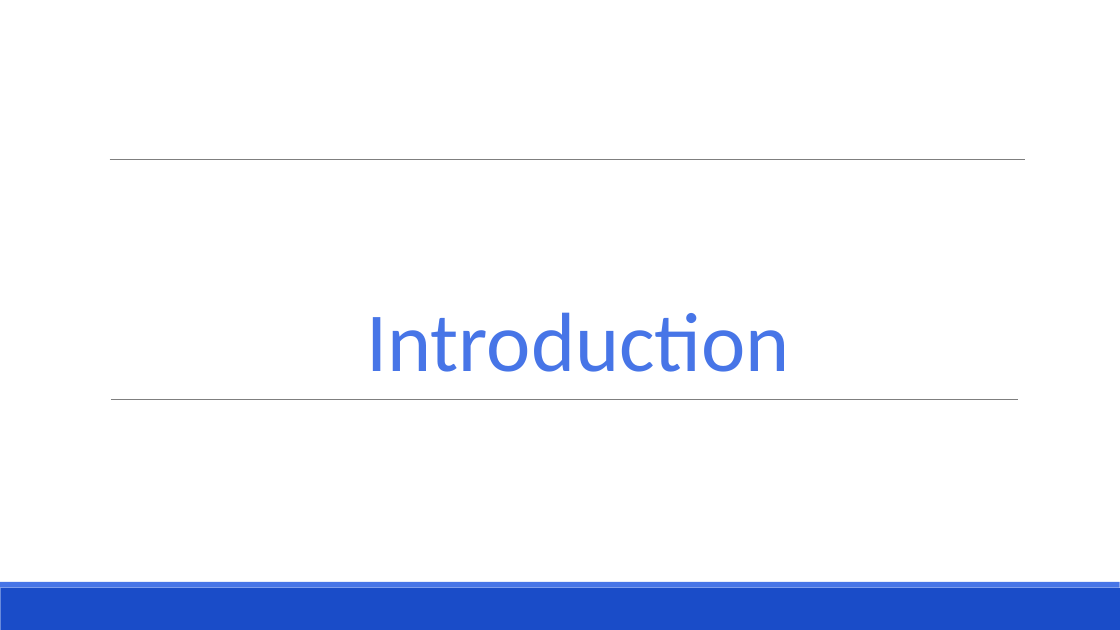
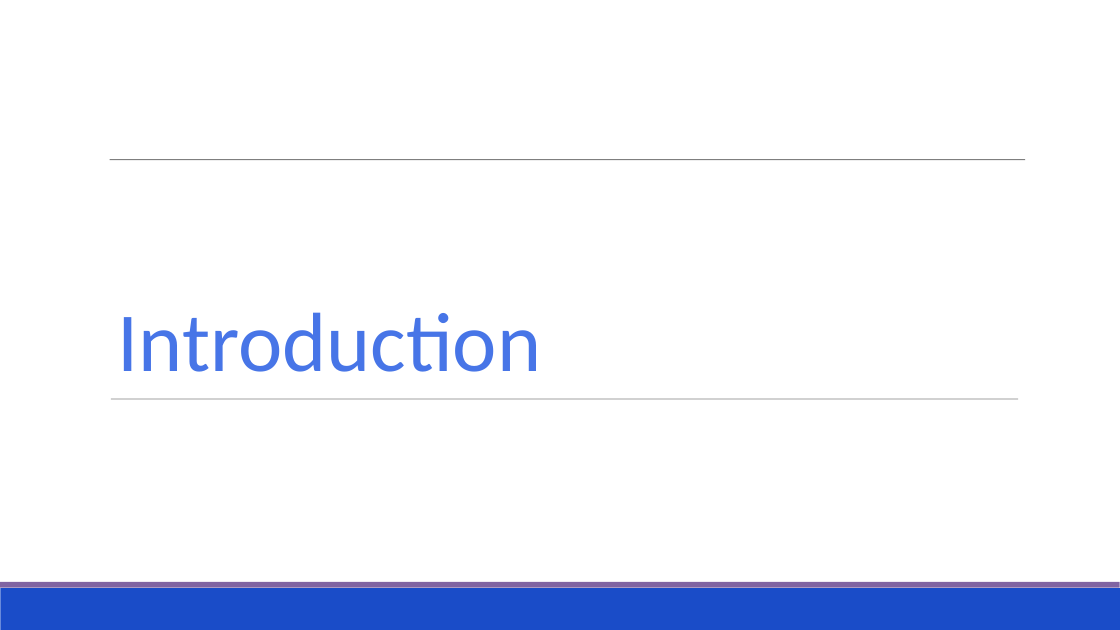
Before and after one commit to AliAbdElrahman74/GP, a slide deck: slide 3 of Presentation.pptx. Drawn at 1120x630 pixels with LibreOffice and Linux fonts; fonts in the diff are those of the drawing. Boxes give left, top, right and bottom in pixels: in the first picture for what was removed or moved away, otherwise in the second. Text is boxed around its words. In the diff, an @@ line names an element or a change of style, - is before the commit and + after.

```diff
--- a/Presentation.pptx
+++ b/Presentation.pptx
@@ text "Introduction": place and size @@
-text "Introduction" at [366, 312, 790, 372]
+text "Introduction" at [118, 312, 542, 372]
@@ line removed from (111, 399) to (1018, 399) @@
@@ freeform shape added at [111, 399, 1018, 399], outline #7F7F7F 0.74 pt @@
@@ rectangle at [0, 582, 1120, 588]: fill #4775E7 to #8064A2 @@
```
Also in this commit, not shown: 27 other slides changed, 1 other file.
